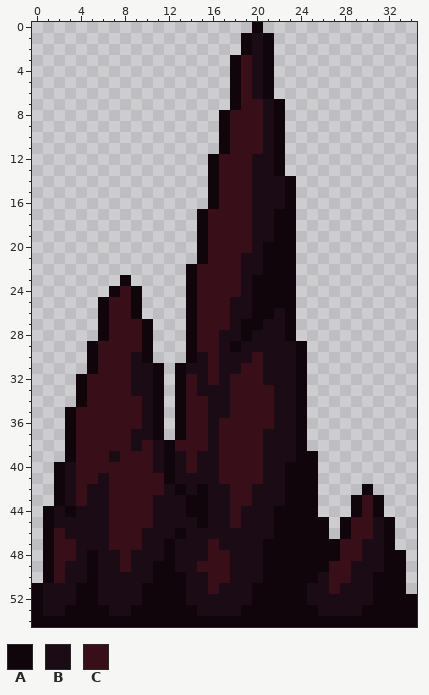
Pixel-art sprite -- Assets/Art/Traps/stalagmites/stalagmite4.png. Above, as it was before the edit.
The file is 35x55 pixels. Colours within 5 levels of each other are drawn and written as one.
Palette (. is transparent): A #0f050b  B #1b0b15  C #380e18
Pixels before, first column x 0:
 0 ....................A..............
 1 ...................ABA.............
 2 ...................ABA.............
 3 ..................ACBA.............
 4 ..................ACBA.............
 5 ..................ACBA.............
 6 ..................ACBA.............
 7 ..................ACCBA............
 8 .................ACCCBA............
 9 .................ACCCBA............
10 .................ACCCBA............
11 .................ACCCBA............
12 ................ACCCBBA............
13 ................ACCCBBA............
14 ................ACCCBBBA...........
15 ................ACCCBBBA...........
16 ................ACCCBBBA...........
17 ...............ACCCCBBAA...........
18 ...............ACCCCBBAA...........
19 ...............ACCCCBBAA...........
20 ...............ACCCCBAAA...........
21 ...............ACCCBBAAA...........
22 ..............ACCCCBBAAA...........
23 ........A.....ACCCCBAAAA...........
24 .......ACA....ACCCCBAAAA...........
25 ......ACCA....ACCCBBAAAA...........
26 ......ACCA....ACCCBBAABA...........
27 ......ACCCA...ACCCBAABBA...........
28 ......ACCCA...ACCBBABBBA...........
29 .....ACCCCA...ACCBABBBBBA..........
30 .....ACCCBA...ABCBBBCBBBA..........
31 .....ACCCBBA.ABBCBBCCBBBA..........
32 ....ACCCCBBA.ACBCBCCCBBBA..........
33 ....ACCCCBBA.ACBBBCCCCBBA..........
34 ....ACCCCCBA.ACCBBCCCCBBA..........
35 ...ACCCCCCBA.ACCBBCCCCBBA..........
36 ...ACCCCCCBA.ACCBCCCCCBBA..........
37 ...ACCCCCBBA.ACCBCCCCBBBA..........
38 ...ACCCCCBCBACCCBCCCCBBBA..........
39 ...ACCCBCCCBABCBBCCCCBBBAA.........
40 ..ABCCCCCCCBABCBBCCCCBBAAA.........
41 ..ABCCBCCCCCABBBBCCCCBBAAA.........
42 ..ABCBBCCCCCBABABBCCBBBAAA....A....
43 ..ABCBBCCCCBBBAABBCCBBBAAA...ACA...
44 .ABABBBCCCCBBBAABBCBBBAAAA...ACA...
45 .ABBBBBCCCCBBBBABBCBBBAAAAA.ACCBA..
46 .ACBBBBCCCBBBABBBBBBBBAAAAA.ACCBA..
47 .ACCBBBCCCBBABBBCBBBBAAAAAAACCBBA..
48 .ACCBABBCBBBABBBCCBBBAAAAAAACCBBAA.
49 .ACBBABBCBBAABBCCCBBBAAAAAACCBBBAA.
50 .ACBBABBBBBAAABBCCBBBAAAAABCCBBAAA.
51 ABBBAABBBBAAAABBCBBBAAAAABBCBBBAAA.
52 ABBBAABBBBAAAABBBBBBAAAAABBBBBBAAAA
53 ABBAAAABBAAAAAABBBBAAAAAAABBBBAAAAA
54 AAAAAAAAAAAAAAAAAAAAAAAAAAAAAAAAAAA
New version:
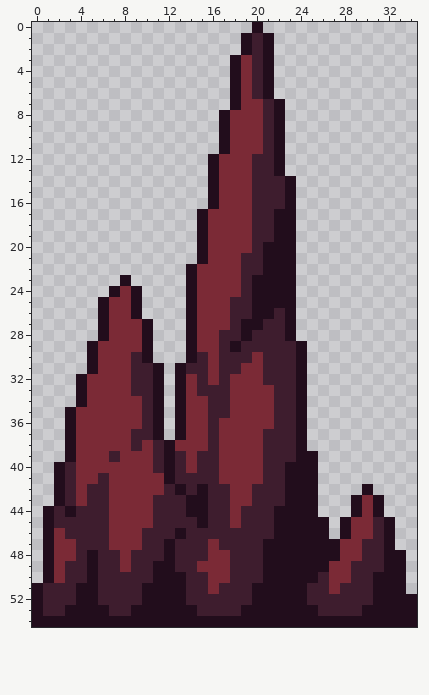
Changes in this commit:
colour A: #0f050b -> #220d1c
colour B: #1b0b15 -> #3e1d2e
colour C: #380e18 -> #7b2a36
